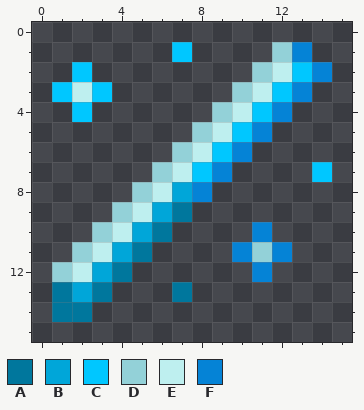
Pixel-art sprite -- resources/contenttweaker/textures/items/rodEnderium.png. The first picture shows the starting point.
The file is 16x16 pixels. Colours within 5 levels of each other are drawn and written as one.
Palette (. is transparent): A #00779d  B #00a6d9  C #00c7ff  D #93d1d8  E #beefef  F #0583d6
Pixels before, first column x 1:
 1 ......C....DF.
 2 .C........DECF
 3 CEC......DECF.
 4 .C......DECF..
 5 .......DECF...
 6 ......DECF....
 7 .....DECF....C
 8 ....DEBF......
 9 ...DEBA.......
10 ..DEBA....F...
11 .DEBA....FDF..
12 DEBA......F...
13 ABA...A.......
14 AA............
After the commit:
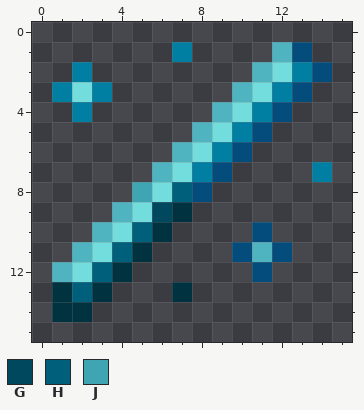
Colours new in this view: G #00485d  H #00607c  J #40a5b2
Diff:
{"colour":"A","old":"#00779d","new":"#003240"}
{"colour":"C","old":"#00c7ff","new":"#007fa2"}
{"colour":"D","old":"#93d1d8","new":"#50b3c0"}
{"colour":"E","old":"#beefef","new":"#73dddd"}
{"colour":"F","old":"#0583d6","new":"#034c7c"}
{"y":8,"x":5,"old":"D","new":"J"}
{"y":8,"x":7,"old":"B","new":"H"}
{"y":9,"x":6,"old":"B","new":"G"}
{"y":10,"x":5,"old":"B","new":"H"}
{"y":11,"x":4,"old":"B","new":"H"}
{"y":12,"x":3,"old":"B","new":"H"}
{"y":13,"x":2,"old":"B","new":"H"}
